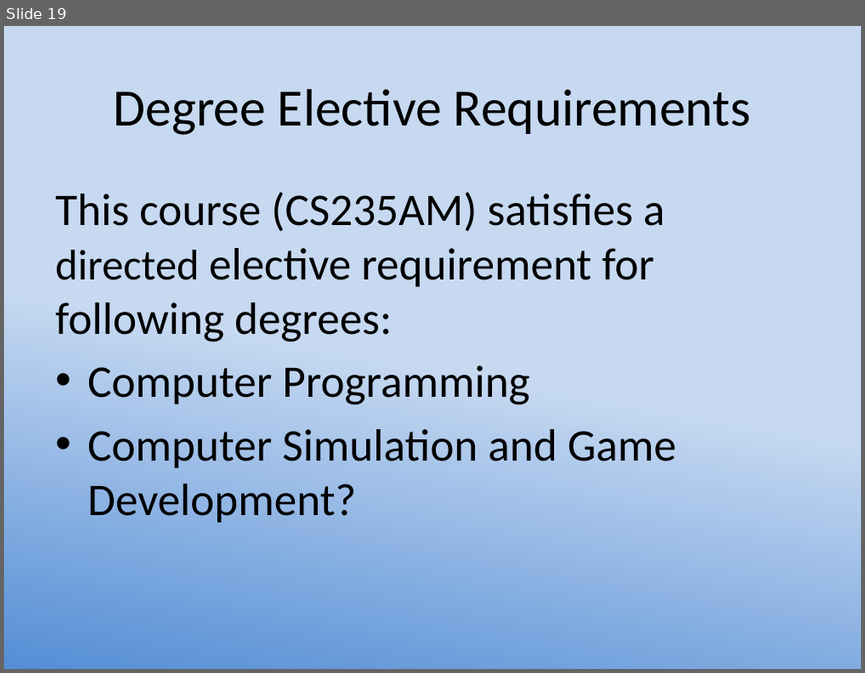
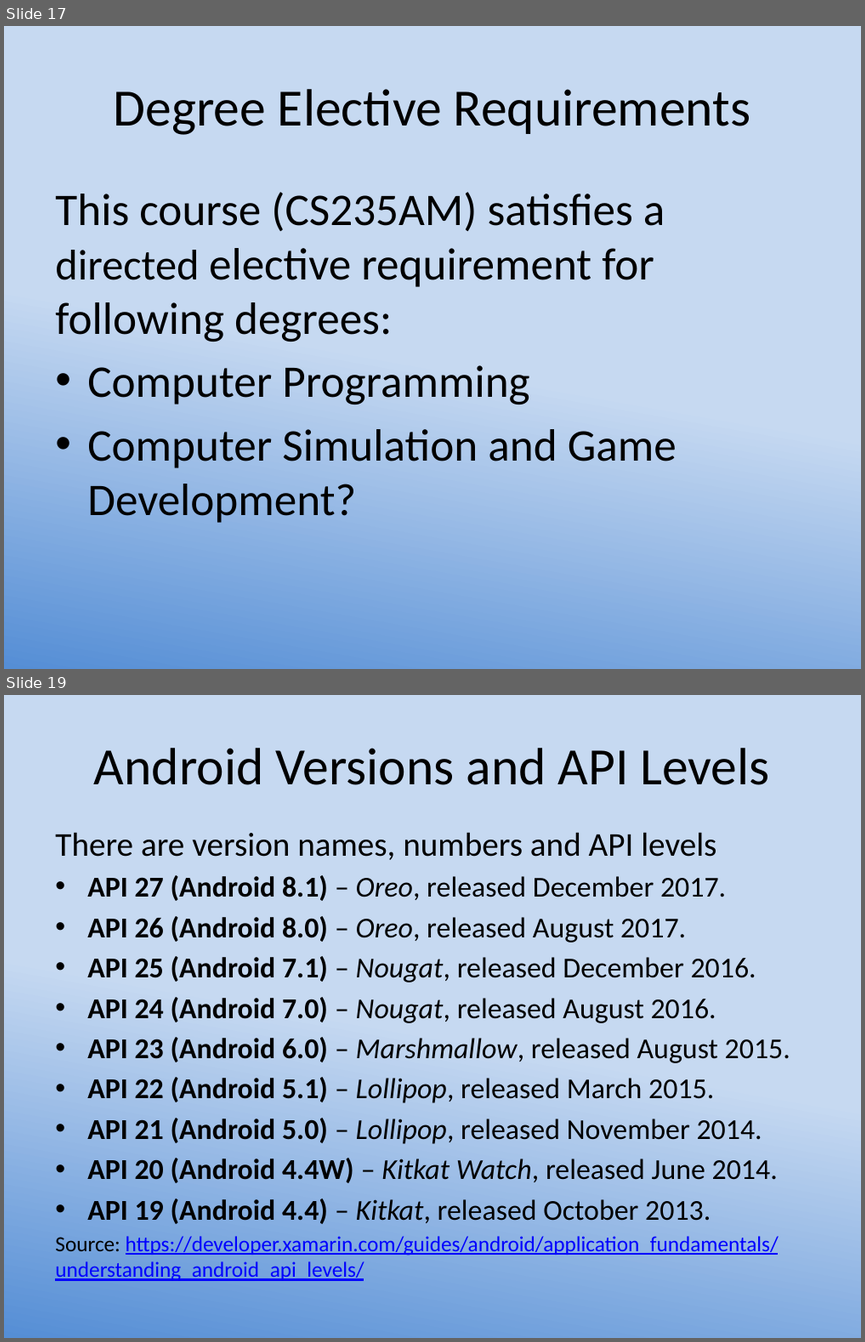
Before and after one commit to LCC-CIT/CS235AM-CourseMaterials, a slide deck: LessonPlans+Slides/Wk1Day1-Intro.pptx. Shown one above the other, each under a label of ours: slide 19 before the commit, slides 17 and 19 after it; the slides between them are not shown. The pictures are 865x673 and 865x1342 pixels, drawn with LibreOffice and Linux fonts; fonts in the diff are those of the drawing. Boxes give left, top, right and bottom in pixels: in the first picture for what was removed or moved away, otherwise in the second. Text is boxed around its words. In the diff, an @@ line names an element or a change of style, - is before the commit and + after.

```diff
--- a/LessonPlans+Slides/Wk1Day1-Intro.pptx
+++ b/LessonPlans+Slides/Wk1Day1-Intro.pptx
@@ slide 19 added at (4, 695, 861, 1338), background gradient #C6D9F1 to #558ED5 @@
@@ title added at (94, 748, 769, 785), 44 pt, text #000000 @@
+Android Versions and API Levels
@@ text added at (55, 832, 790, 1281), 24.2 pt, text #000000 @@
+There are version names, numbers and API levels
+• API 27 (Android 8.1) – Oreo, released December 2017.
+• API 26 (Android 8.0) – Oreo, released August 2017.
+• API 25 (Android 7.1) – Nougat, released December 2016.
+• API 24 (Android 7.0) – Nougat, released August 2016.
+• API 23 (Android 6.0) – Marshmallow, released August 2015.
+• API 22 (Android 5.1) – Lollipop, released March 2015.
+• API 21 (Android 5.0) – Lollipop, released November 2014.
+• API 20 (Android 4.4W) – Kitkat Watch, released June 2014.
+• API 19 (Android 4.4) – Kitkat, released October 2013.
+Source: https://developer.xamarin.com/guides/android/application_fundamentals/understanding_android_api_levels/
@@ what was slide 19 is now slide 17 @@
```
Also in this commit, not shown: 6 slides changed, 1 other slide added.
